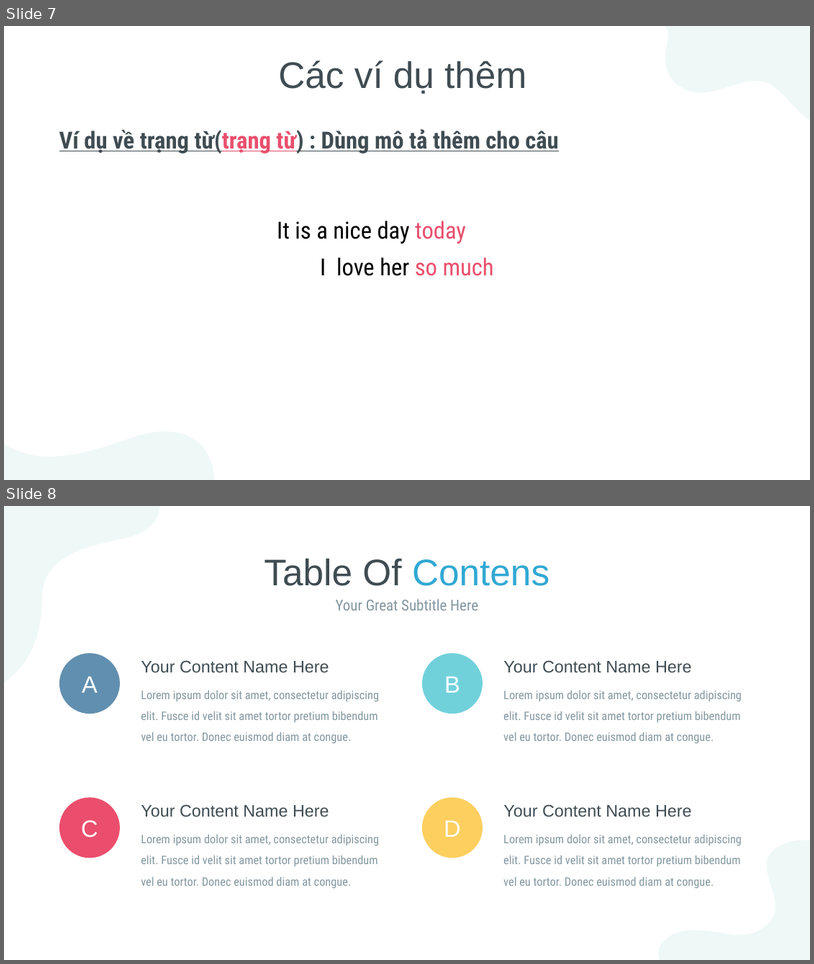
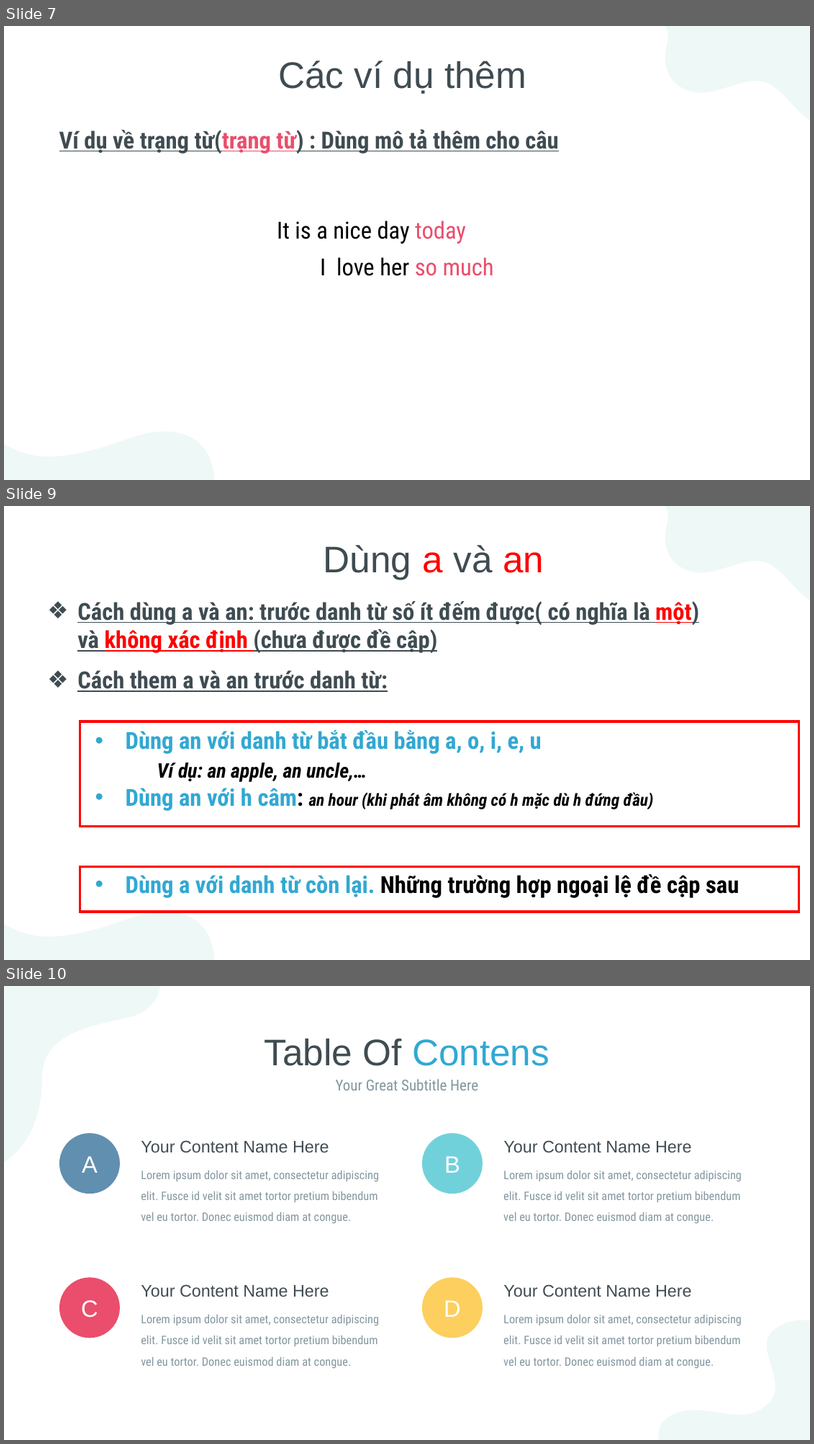
Before and after one commit to mynguyen98/english-speaking, a slide deck: English Lesson PowerPoint Template by SlideWin.pptx. Shown one above the other, each under a label of ours: slides 7 and 8 before the commit, slides 7, 9 and 10 after it; the slides between them are not shown. The pictures are 814x964 and 814x1444 pixels, drawn with LibreOffice and Linux fonts; fonts in the diff are those of the drawing. Boxes give left, top, right and bottom in pixels: in the first picture for what was removed or moved away, otherwise in the second. Text is boxed around its words. In the diff, an @@ line names an element or a change of style, - is before the commit and + after.

Commit message:
add how to use a and an

```diff
--- a/English Lesson PowerPoint Template by SlideWin.pptx
+++ b/English Lesson PowerPoint Template by SlideWin.pptx
@@ slide 9 added at [4, 506, 810, 960], background #FFFFFF @@
@@ freeform shape added at [643, 506, 810, 610], fill #EEF8F7 @@
@@ text added at [323, 545, 544, 579], 44 pt, text #3F4C52 @@
+Dùng a và an
@@ text added at [77, 601, 700, 653], 28 pt, text #3F4C52, bold, underline @@
+❖ Cách dùng a và an: trước danh từ số ít đếm được( có nghĩa là một)
+  và không xác định (chưa được đề cập)
@@ text added at [77, 670, 388, 692], 28 pt, text #3F4C52, bold, underline @@
+❖ Cách them a và an trước danh từ:
@@ rectangle added at [80, 721, 800, 826], outline #FF0000 3 pt @@
@@ text added at [126, 729, 654, 811], 28 pt, text #000000, bold, italic @@
+• Dùng an với danh từ bắt đầu bằng a, o, i, e, u
+  Ví dụ: an apple, an uncle,…
+• Dùng an với h câm: an hour (khi phát âm không có h mặc dù h đứng đầu)
@@ rectangle added at [80, 867, 800, 912], outline #FF0000 3 pt @@
@@ freeform shape added at [4, 875, 226, 960], fill #EEF8F7 @@
@@ text added at [126, 874, 739, 898], 28 pt, text #000000, bold @@
+• Dùng a với danh từ còn lại. Những trường hợp ngoại lệ đề cập sau
@@ what was slide 8 is now slide 10 @@
```
Also in this commit, not shown: 1 other slide added.
